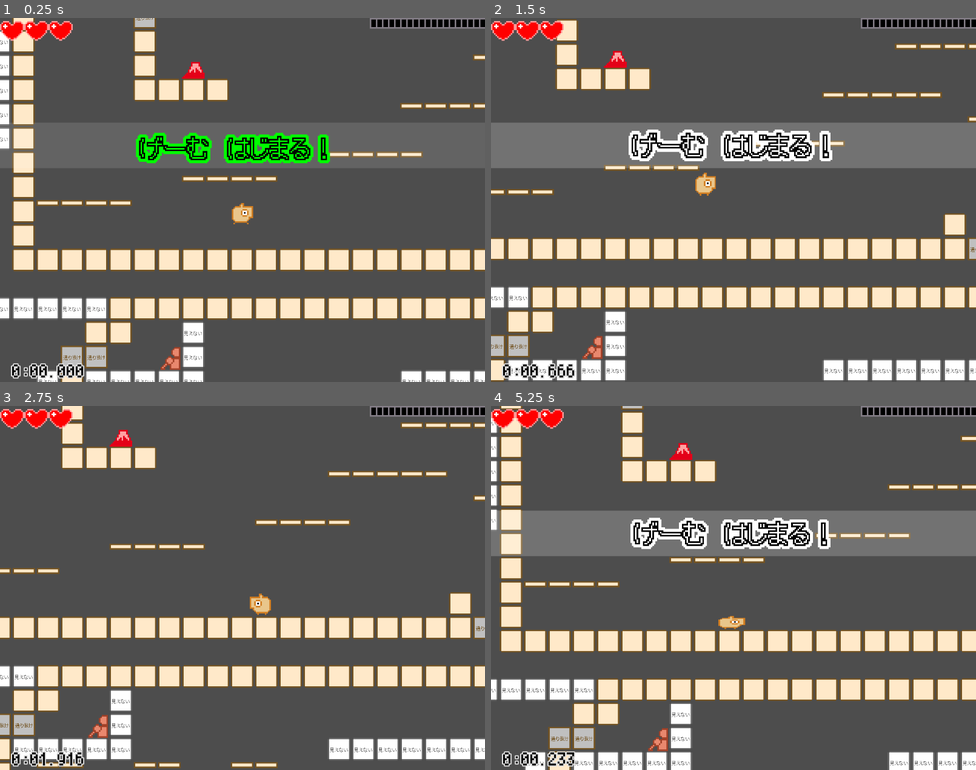
Above: before the commit, frames 1-4 (two rows, left to right).
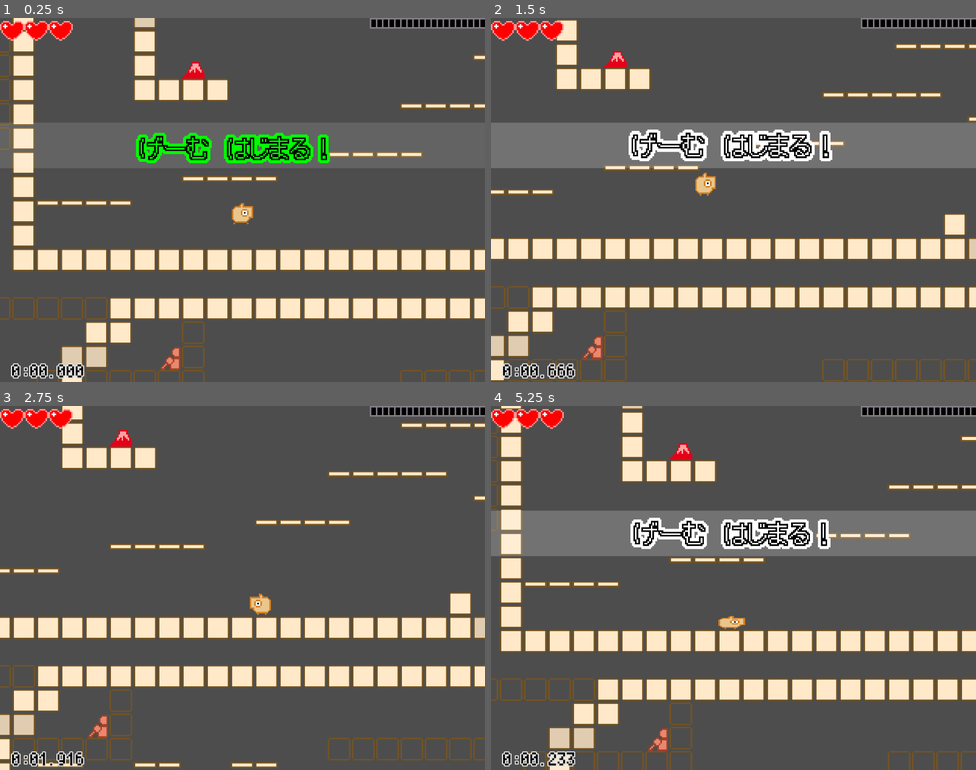
Above: after the commit, the same moments.

Repository: syun77/gd_ino
Game: Godot game, scene res://Main.tscn
Two runs of this game, one before a commit and one after it. Both use one fixed random seed, a clock stepped at 60 frames per second and the inputs below. This scene is started directly instead of the project's main scene.
Inputs (mouse positions are in pixels of both pictures, inside the frame that each line leads up to):
- Up to frame 1 (0.25 s): no input
- Up to frame 2 (1.5 s): move the mouse to (840, 181) at 0.52 s; hold Space (action) 0.53-1.28 s; hold Right (ui_right) from 0.53 s (still down); move the mouse to (636, 218) at 1.27 s; tap Space (action) at 1.35 s
- Up to frame 3 (2.75 s): move the mouse to (291, 507) at 2.02 s; release Right (ui_right) at 2.03 s; hold Left (ui_left) from 2.03 s (still down); hold Space (action) from 2.03 s (still down)
- Up to frame 4 (5.25 s): move the mouse to (709, 660) at 2.77 s; release Left (ui_left) at 2.78 s; release Space (action) at 2.78 s; hold Right (ui_right) 2.78-4.28 s; tap Space (action) at 2.85, 4.35 s; move the mouse to (879, 642) at 3.52 s; hold Space (action) 3.53-4.28 s; tap R (reset) at 4.15 s; move the mouse to (588, 533) at 4.27 s; hold Left (ui_left) 4.28-5.03 s; move the mouse to (757, 588) at 5.02 s; hold Right (ui_right) from 5.03 s (still down); hold Space (action) from 5.03 s (still down)

The runs differ from the first frame. In frame 1, 4.5% of the frame differs, in the area x 0-100%, y 0-100%; in frame 2, 4.4%; in frame 3, 4.5%; in frame 4, 4.9%.

Commit message:
タイル置き換えを実装

Diff:
--- a/gd_ino/Main.gd
+++ b/gd_ino/Main.gd
@@ -83,8 +83,8 @@
 	# カメラをワープ.
 	_update_camera(true)
 
-	# アイテムを生成.
-	_create_items()
+	# アイテムを生成。ブロックタイルを置き換える.
+	_create_items_and_replace_block()
 
 	# 開始キャプションを表示.
 	_ui_caption.start(UICaption.eType.START)
@@ -92,14 +92,21 @@
 	# BGM再生開始.
 	Common.play_bgm("ino1")
 
-## アイテムオブジェクトを生成.
-func _create_items() -> void:
+## アイテムオブジェクトを生成。ブロックタイルを置き換える.
+func _create_items_and_replace_block() -> void:
 	# タイルだとアイテムの判定がややこしいのでオブジェクト化する.
 	for j in range(Map.height):
 		for i in range(Map.width):
 			var pos = Vector2i(i, j)
 			var id = Map.get_item(pos)
 			if id == Map.eItem.NONE:
+				var block = Map.get_block(pos)
+				# ブロックタイルを置き換える.
+				match block:
+					Map.eBlock.INVISIBLE: # 不可視.
+						Map.set_cell(pos, Map.eTileLayer.GROUND, Vector2i(2, 0))
+					Map.eBlock.THROUGH: # 通過可能.
+						Map.set_cell(pos, Map.eTileLayer.GROUND, Vector2i(4, 6))
 				continue # 生成不要.
 
 			# アイテム生成.
--- a/gd_ino/assets/tiles/tile_set.tres
+++ b/gd_ino/assets/tiles/tile_set.tres
@@ -28,6 +28,7 @@
 3:0/0/physics_layer_0/angular_velocity = 0.0
 3:0/0/physics_layer_1/linear_velocity = Vector2(0, 0)
 3:0/0/physics_layer_1/angular_velocity = 0.0
+3:0/0/custom_data_2 = 2
 4:0/animation_columns = 1
 4:0/animation_speed = 4.0
 4:0/0 = 0
@@ -257,6 +258,12 @@
 0:0/0/physics_layer_0/polygon_0/points = PackedVector2Array(-32, -32, 28, -32, 28, 28, -32, 28)
 0:0/0/physics_layer_1/linear_velocity = Vector2(0, 0)
 0:0/0/physics_layer_1/angular_velocity = 0.0
+0:0/0/custom_data_2 = 1
+4:6/0 = 0
+4:6/0/physics_layer_0/linear_velocity = Vector2(0, 0)
+4:6/0/physics_layer_0/angular_velocity = 0.0
+4:6/0/physics_layer_1/linear_velocity = Vector2(0, 0)
+4:6/0/physics_layer_1/angular_velocity = 0.0
 
 [resource]
 tile_size = Vector2i(64, 64)
@@ -266,4 +273,6 @@
 custom_data_layer_0/type = 2
 custom_data_layer_1/name = "type"
 custom_data_layer_1/type = 2
+custom_data_layer_2/name = "block"
+custom_data_layer_2/type = 2
 sources/4 = SubResource("TileSetAtlasSource_4q015")
--- a/gd_ino/src/common/Achievement.gd
+++ b/gd_ino/src/common/Achievement.gd
@@ -15,6 +15,8 @@
 	ALL_COMPLETED,
 	SPEEDRUN_40SEC,
 	SPEEDRUN_60SEC,
+	ALL_COMPLETED_3MIN,
+	LUNKER_COMPLETED,
 }
 ## 概要.
 const TITLE = [
@@ -24,16 +26,20 @@
 	"コンプリートクリア",
 	"40秒クリア",
 	"60秒クリア",
+	"コンプリート＋3分クリア",
+	"ランカーモードクリア",
 ]
 
 ## 詳細.
 const DETAIL = [
 	"3種の神器を集める",
-	"収集アイテムを 3個 集めてクリアする",
-	"収集アイテムを 18個 集めてクリアする",
+	"収集アイテムを 3個 だけ集めてクリアする",
+	"収集アイテムを 18個 以上集めてクリアする",
 	"すべての収集アイテムを集めてクリアする\n(達成すると隠しモードが開放されます)",
 	"40秒以内でクリアする",
 	"60秒以内でクリアする",
+	"すべての収集アイテムを集めて\n3分以内にクリアする",
+	"ランカーモードをクリアする",
 ]
 
 # ----------------------------------------------
@@ -62,6 +68,10 @@
 			return Common.get_past_time_sec() <= 40
 		eType.SPEEDRUN_60SEC:
 			return Common.get_past_time_sec() <= 60
+		eType.ALL_COMPLETED_3MIN:
+			return Common.count_item() == 19 and Common.get_past_time_sec() <= 60 * 3
+		eType.LUNKER_COMPLETED:
+			return Common.is_lunker
 
 	assert(0, "未定義の実績:%d"%id)
 	return false
--- a/gd_ino/src/common/Common.gd
+++ b/gd_ino/src/common/Common.gd
@@ -51,6 +51,7 @@
 ## ゲームデータ.
 var _gained_item = {} # 獲得アイテム.
 var _past_time = 0.0 # 経過時間.
+var is_lunker = false # ランカーモードかどうか.
 
 ## 共有オブジェクト.
 var _layers = []
@@ -179,9 +180,9 @@
 
 ## 収集アイテム獲得.
 func gain_item(id:Map.eItem) -> void:
+	if Map.get_item_type(id) == Map.eItemType.POWER_UP:
+		return # パワーアップ系は含めない.
 	_gained_item[id] = true
-
-## 収集アイテム
 
 ## BGMの再生.
 func play_bgm(name:String) -> void:
--- a/gd_ino/src/common/Map.gd
+++ b/gd_ino/src/common/Map.gd
@@ -8,6 +8,8 @@
 ## マップの基準位置を変更したい場合はこの値を変更する.
 const OFS_X = 0
 const OFS_Y = 0
+
+const TILE_SOURCE_ID = 4
 
 ## タイルマップのレイヤー.
 enum eTileLayer {
@@ -89,6 +91,13 @@
 	OTHER, # その他.
 
 	POWER_UP, # パワーアップ系.
+}
+
+## 置き換え用ブロックの種類.
+enum eBlock {
+	NONE = 0,
+	INVISIBLE = 1, # 見えない.
+	THROUGH = 2, # 通過可能.
 }
 
 func get_item_type(id:eItem) -> eItemType:
@@ -201,6 +210,10 @@
 func erase_cell(pos:Vector2i, tile_layer:eTileLayer) -> void:
 	_tilemap.erase_cell(tile_layer, pos)
 
+## 指定の位置にあるタイルを置き換える.
+func set_cell(pos:Vector2i, tile_layer:eTileLayer, atlas_coords) -> void:
+	_tilemap.set_cell(tile_layer, pos, TILE_SOURCE_ID, atlas_coords)
+
 ## 床の種別を取得する.
 func get_floor_type(world:Vector2) -> eType:
 	var ret = get_custom_data_from_world(world, "type")
@@ -213,6 +226,13 @@
 	var ret = get_custom_data(pos, "item")
 	if ret == null:
 		return eItem.NONE
+	return ret
+
+## ブロックの種類を取得する.
+func get_block(pos:Vector2i) -> eBlock:
+	var ret = get_custom_data(pos, "block")
+	if ret == null:
+		return eBlock.NONE
 	return ret
 
 ## カスタムデータを取得する (ワールド座標指定).
--- a/gd_ino/src/scenes/achievement/AchievementScene.tscn
+++ b/gd_ino/src/scenes/achievement/AchievementScene.tscn
@@ -10,9 +10,9 @@
 
 [node name="ItemList" type="VBoxContainer" parent="."]
 offset_left = 384.0
-offset_top = 128.0
+offset_top = 64.0
 offset_right = 692.0
-offset_bottom = 532.0
+offset_bottom = 604.0
 
 [node name="Item" type="HBoxContainer" parent="ItemList"]
 layout_mode = 2
@@ -86,6 +86,30 @@
 text = "通常クリア"
 label_settings = ExtResource("2_lo3o3")
 
+[node name="Item7" type="HBoxContainer" parent="ItemList"]
+layout_mode = 2
+
+[node name="TextureRect" type="TextureRect" parent="ItemList/Item7"]
+layout_mode = 2
+texture = ExtResource("2_in8up")
+
+[node name="Label" type="Label" parent="ItemList/Item7"]
+layout_mode = 2
+text = "通常クリア"
+label_settings = ExtResource("2_lo3o3")
+
+[node name="Item8" type="HBoxContainer" parent="ItemList"]
+layout_mode = 2
+
+[node name="TextureRect" type="TextureRect" parent="ItemList/Item8"]
+layout_mode = 2
+texture = ExtResource("2_in8up")
+
+[node name="Label" type="Label" parent="ItemList/Item8"]
+layout_mode = 2
+text = "通常クリア"
+label_settings = ExtResource("2_lo3o3")
+
 [node name="Button" type="Button" parent="."]
 offset_left = 536.0
 offset_top = 800.0
Binary file changed: gd_ino/assets/tiles/tile.png
